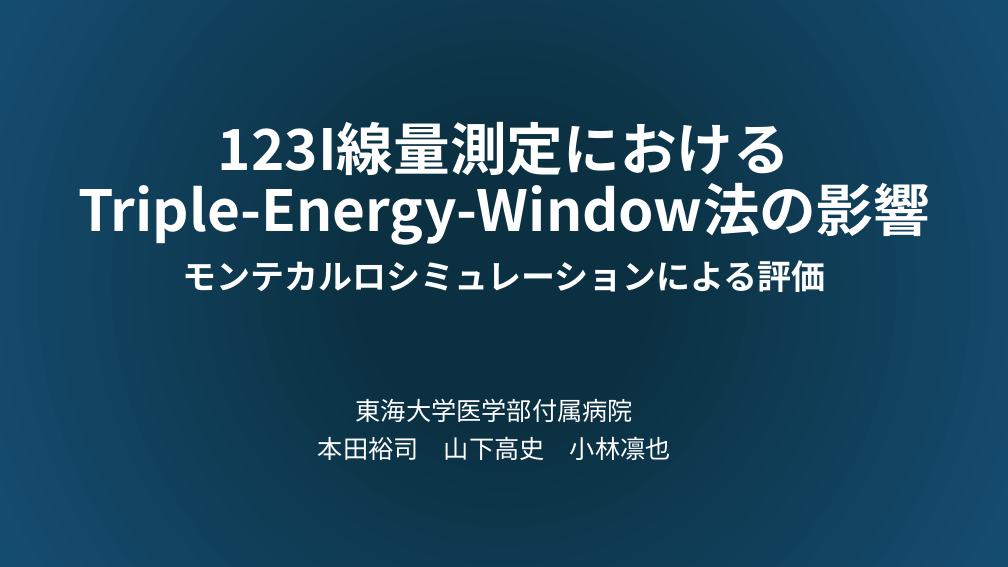
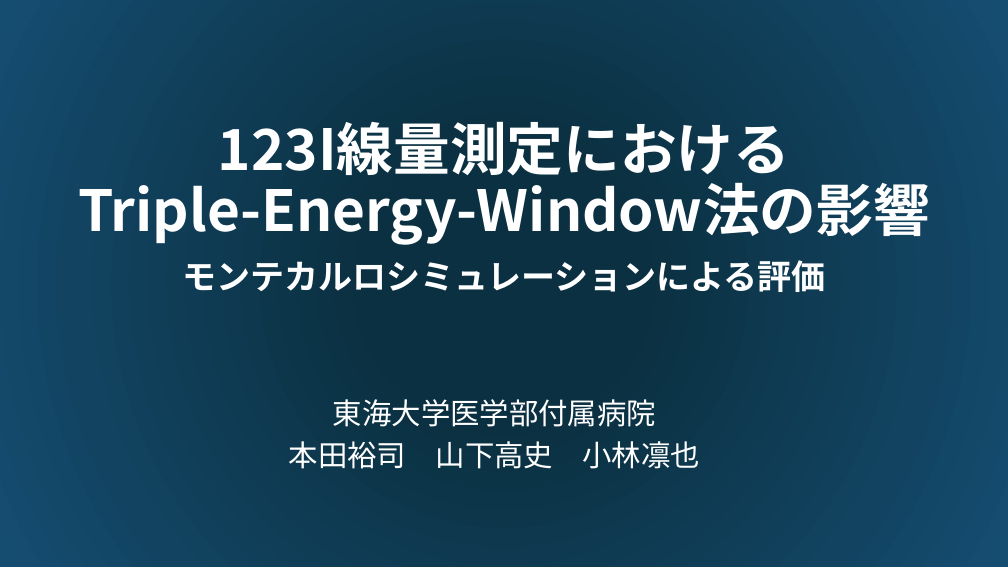
Before and after one commit to hhonda5427/simind_study, a slide deck: slide 1 of 123I線量測定におけるTEWの影響.pptx. Drawn at 1008x567 pixels with LibreOffice and Linux fonts; fonts in the diff are those of the drawing. Boxes give left, top, right and bottom in pixels: in the first picture for what was removed or moved away, otherwise in the second. Text is boxed around its words. In the diff, an @@ line names an element or a change of style, - is before the commit and + after.

```diff
--- a/123I線量測定におけるTEWの影響.pptx
+++ b/123I線量測定におけるTEWの影響.pptx
@@ subtitle "東海大学医学部付属病院" at bbox=[289, 399, 699, 469]: size 24 to 28 pt @@
```
Also in this commit, not shown: 2 other slides changed, 3 slides added, 1 other file.
